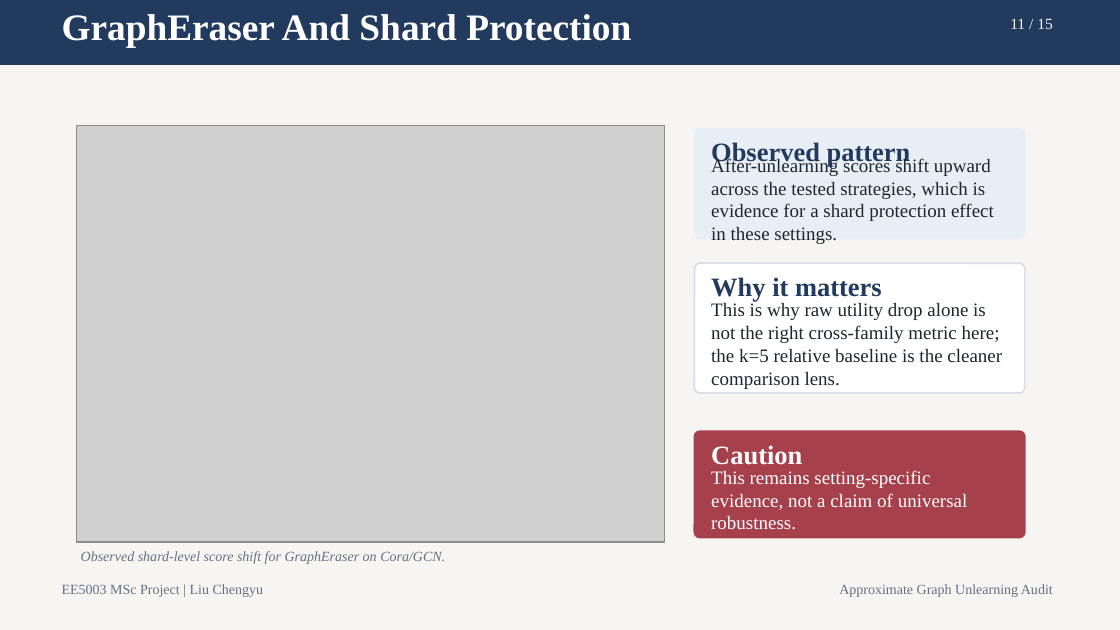
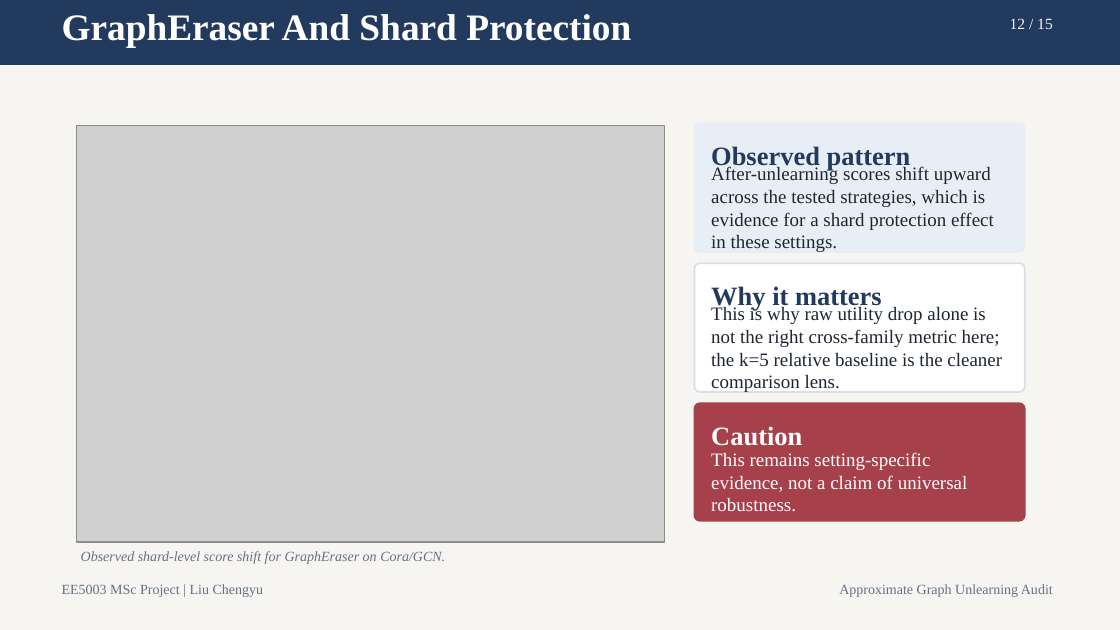
Before and after one commit to lelelelelelelelelelelelele/OpenGU, a slide deck: slide 12 of GULib-master/report/0417_5003report/ppt/out-test/final_15min_defense.pptx (slide 11 before the commit). Drawn at 1120x630 pixels with LibreOffice and Linux fonts; fonts in the diff are those of the drawing; grey boxes stand for pictures. Boxes give left, top, right and bottom in pixels: in the first picture for what was removed or moved away, otherwise in the second. Text is boxed around its words. In the diff, an @@ line names an element or a change of style, - is before the commit and + after.

```diff
--- a/GULib-master/report/0417_5003report/ppt/out-test/final_15min_defense.pptx
+++ b/GULib-master/report/0417_5003report/ppt/out-test/final_15min_defense.pptx
@@ text at <box>1010,18,1053,29</box>: text changed @@
-11 / 15
+12 / 15
@@ rounded rectangle: place and size @@
-rounded rectangle at <box>694,129,1025,239</box>
+rounded rectangle at <box>694,123,1025,252</box>
@@ rounded rectangle at <box>694,123,1025,252</box>: proportions changed @@
@@ text "Observed pattern": place and size @@
-text "Observed pattern" at <box>711,142,911,167</box>
+text "Observed pattern" at <box>711,146,911,171</box>
@@ text "After-unlearning scores shift upward across ...": place and size @@
-text "After-unlearning scores shift upward across ..." at <box>711,157,994,244</box>
+text "After-unlearning scores shift upward across ..." at <box>711,166,994,252</box>
@@ text "Why it matters": place and size @@
-text "Why it matters" at <box>711,277,882,302</box>
+text "Why it matters" at <box>711,286,882,311</box>
@@ text "This is why raw utility ...": place and size @@
-text "This is why raw utility ..." at <box>711,303,1002,389</box>
+text "This is why raw utility ..." at <box>711,306,1002,393</box>
@@ rounded rectangle at <box>694,403,1025,521</box>: proportions changed @@
@@ rounded rectangle: place and size @@
-rounded rectangle at <box>694,431,1025,538</box>
+rounded rectangle at <box>694,403,1025,521</box>
@@ text "Caution": place and size @@
-text "Caution" at <box>711,445,802,465</box>
+text "Caution" at <box>711,426,802,446</box>
@@ text "This remains setting-specific evidence, not ...": place and size @@
-text "This remains setting-specific evidence, not ..." at <box>711,470,968,529</box>
+text "This remains setting-specific evidence, not ..." at <box>711,452,968,511</box>
```
Also in this commit, not shown: 13 other slides changed, 7 other files.
